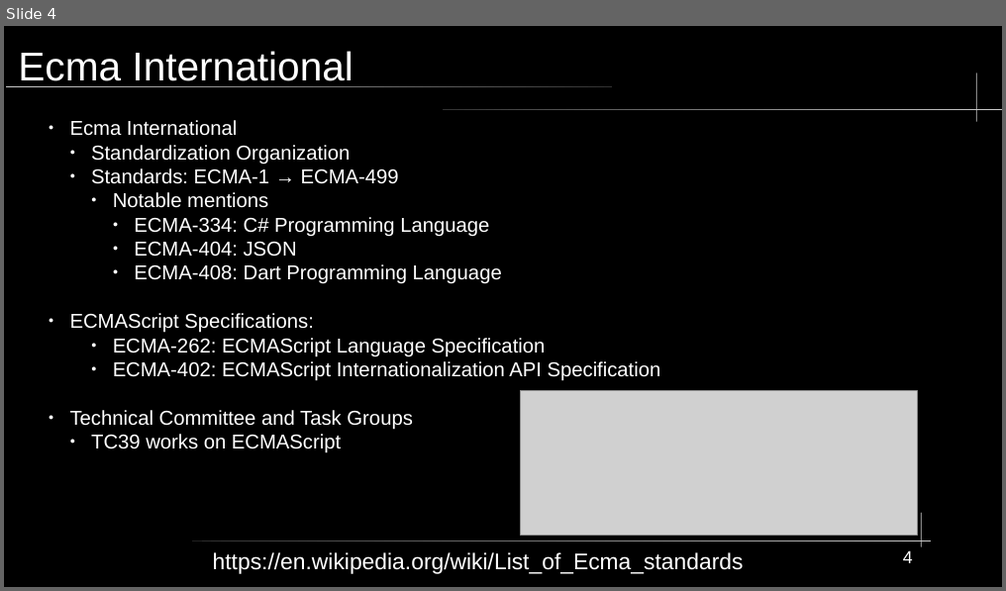
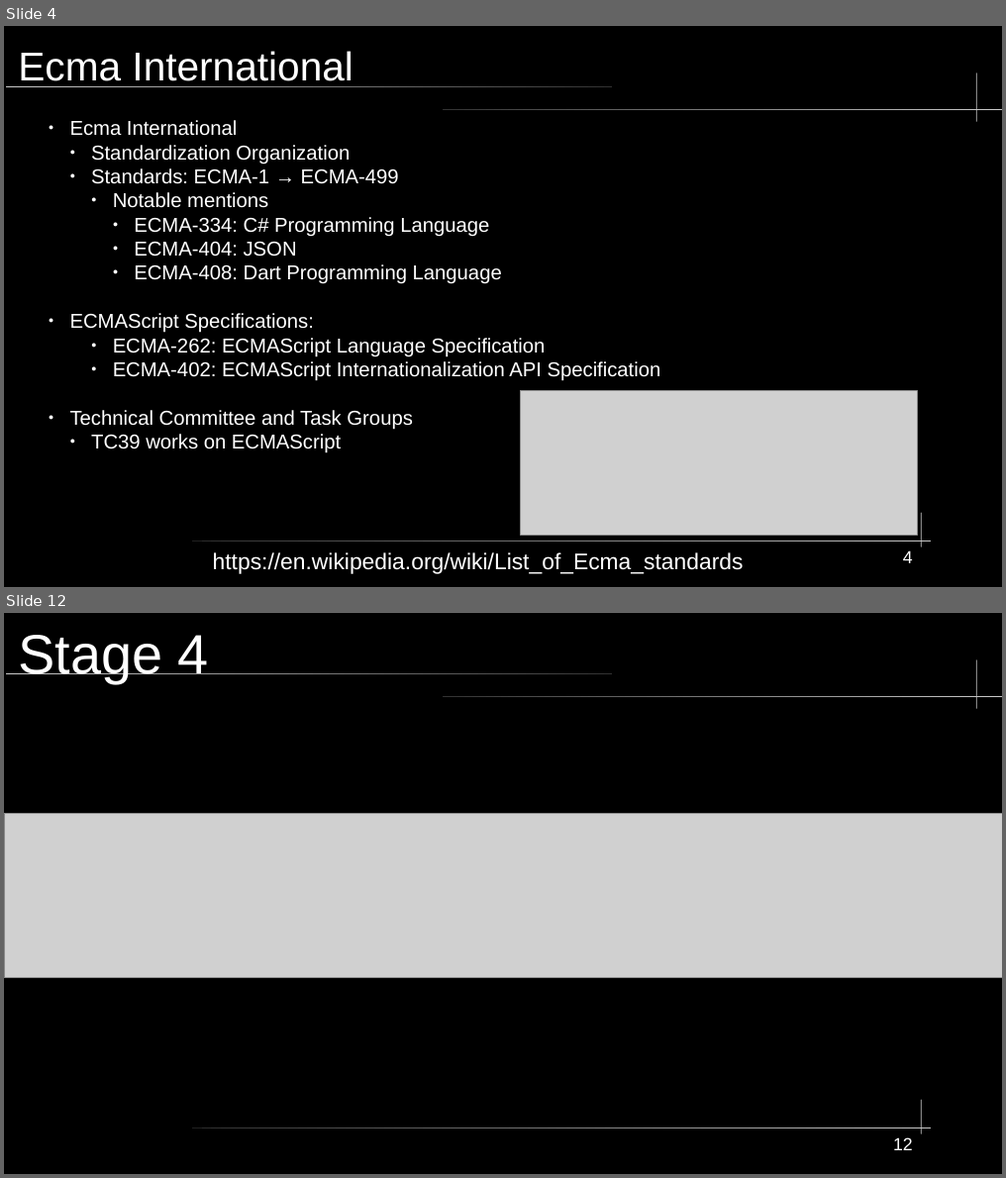
Before and after one commit to KWaloen/tc39_proposals_project, a slide deck: Data Analysis/Presentation/TC39 Process Documents.odp. Shown one above the other, each under a label of ours: slide 4 before the commit, slides 4 and 12 after it; the slides between them are not shown. The pictures are 1006x591 and 1006x1178 pixels, drawn with LibreOffice and Linux fonts; fonts in the diff are those of the drawing; grey boxes stand for pictures. Boxes give left, top, right and bottom in pixels: in the first picture for what was removed or moved away, otherwise in the second. Text is boxed around its words. In the diff, an @@ line names an element or a change of style, - is before the commit and + after.

```diff
--- a/Data Analysis/Presentation/TC39 Process Documents.odp
+++ b/Data Analysis/Presentation/TC39 Process Documents.odp
@@ slide 12 added at (4, 613, 1002, 1174), background #000000; not listed: 5 template elements that a slide beside it also shows @@
@@ title added at (18, 635, 209, 683), 44 pt, text #FFFFFF @@
+Stage 4
@@ picture added at (5, 814, 1002, 979) @@
@@ page number added at (893, 1138, 913, 1151), 14 pt, text #FFFFFF @@
+12
```
Also in this commit, not shown: 3 slides changed, 8 other slides added, 3 slides removed.
